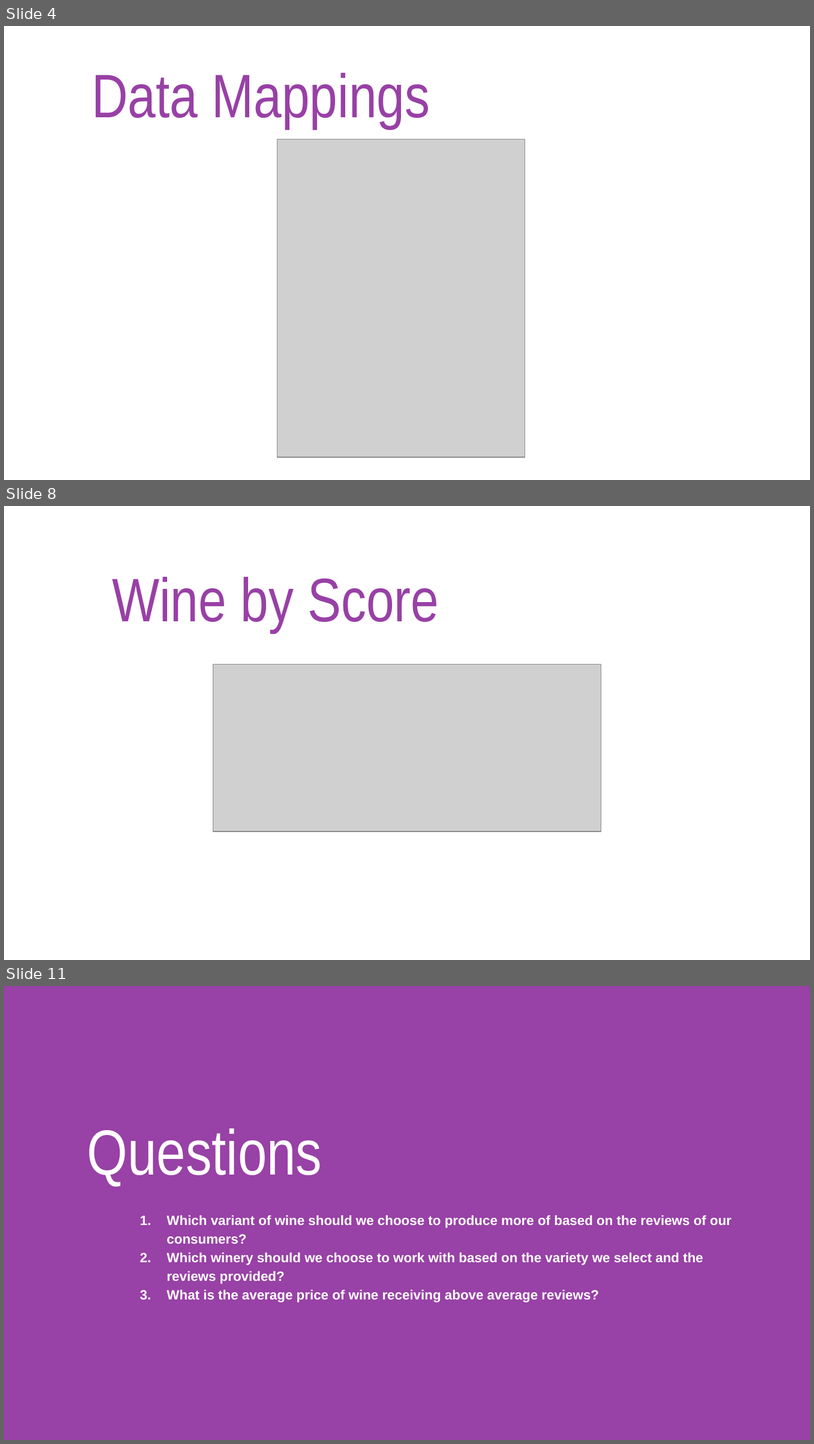
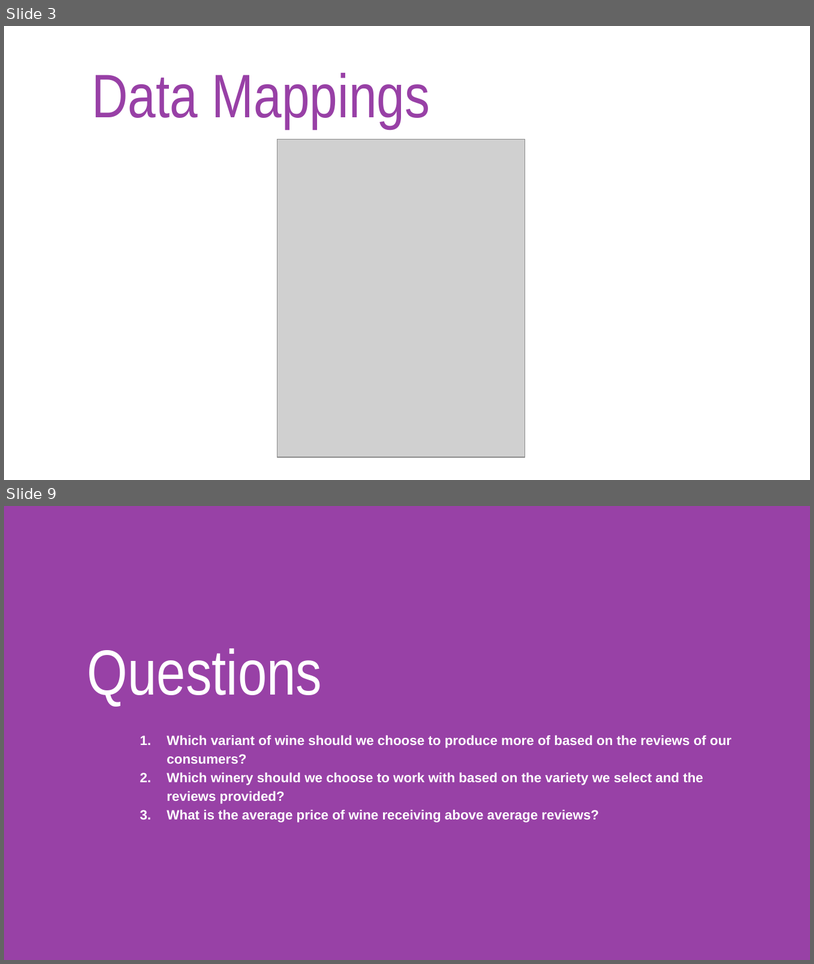
Before and after one commit to ImanJJ305/Liquor_Analysis, a slide deck: Presentation/Wine Analysis.pptx. Shown one above the other, each under a label of ours: slides 4, 8 and 11 before the commit, slides 3 and 9 after it; the slides between them are not shown. The pictures are 814x1444 and 814x964 pixels, drawn with LibreOffice and Linux fonts; fonts in the diff are those of the drawing; grey boxes stand for pictures; background and template pictures are left out. Boxes give left, top, right and bottom in pixels: in the first picture for what was removed or moved away, otherwise in the second. Text is boxed around its words. In the diff, an @@ line names an element or a change of style, - is before the commit and + after.

```diff
--- a/Presentation/Wine Analysis.pptx
+++ b/Presentation/Wine Analysis.pptx
@@ slide 8 removed at [4,506,810,960], background picture (left out) @@
@@ title removed at [112,577,439,633] @@
-Wine by Score
@@ picture removed at [213,664,602,832] @@
@@ what was slide 4 is now slide 3 @@
@@ what was slide 11 is now slide 9 @@
```
Also in this commit, not shown: 5 slides changed, 3 slides added, 5 other slides removed.
